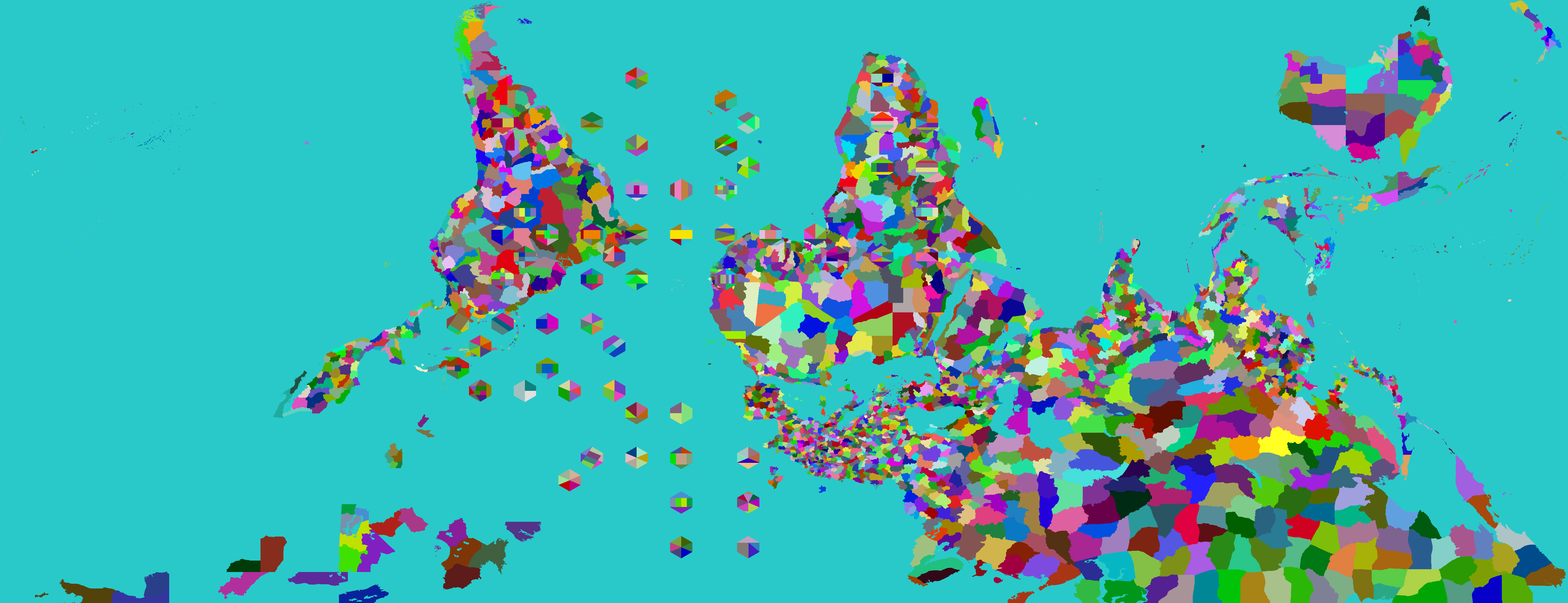
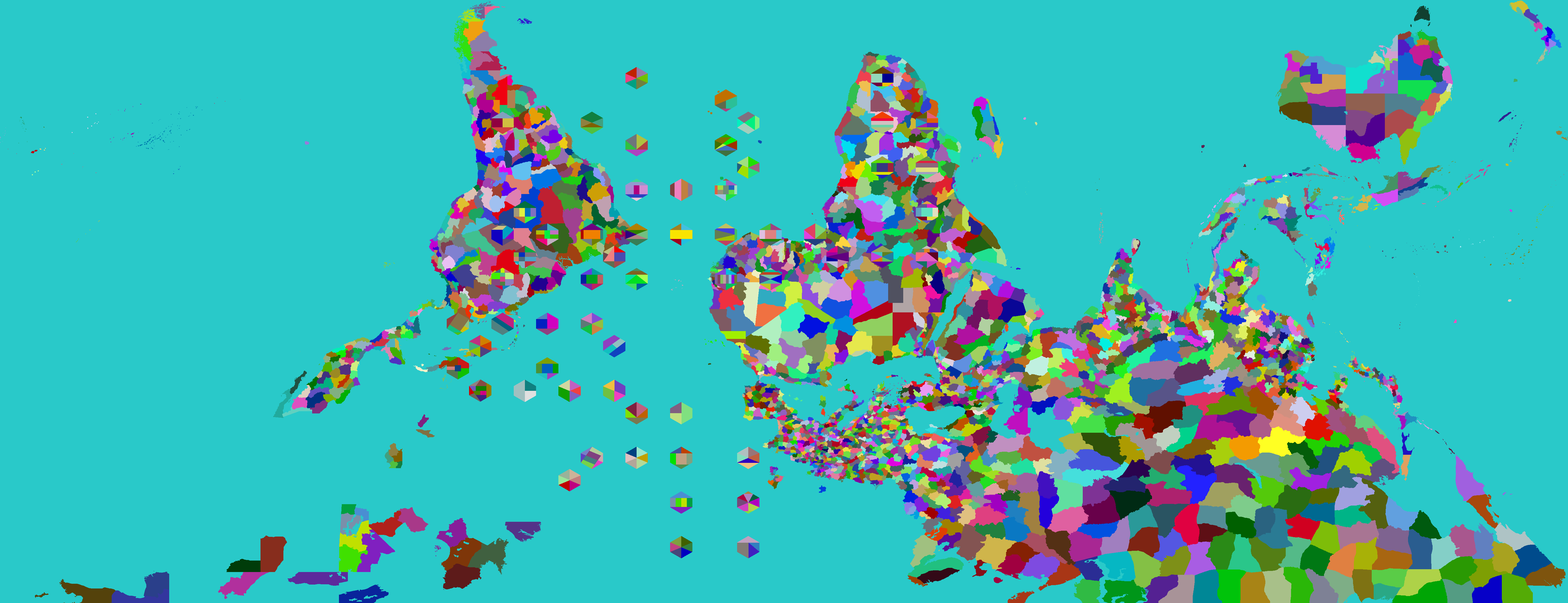
Two versions of the same layered image (w=1568, h=603). Layer-by-layer changes:
painted on "Provinces" over [759,268,815,476]
